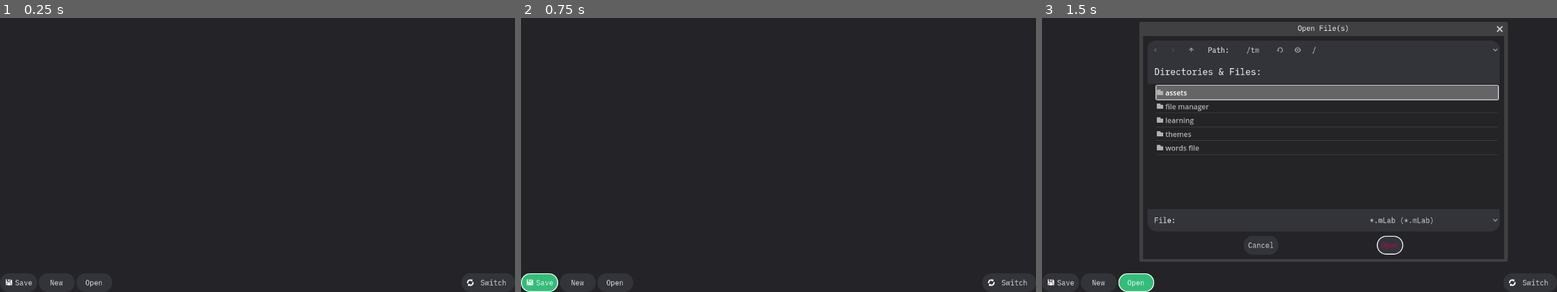
Above: before the commit, frames 1-3 (left to right).
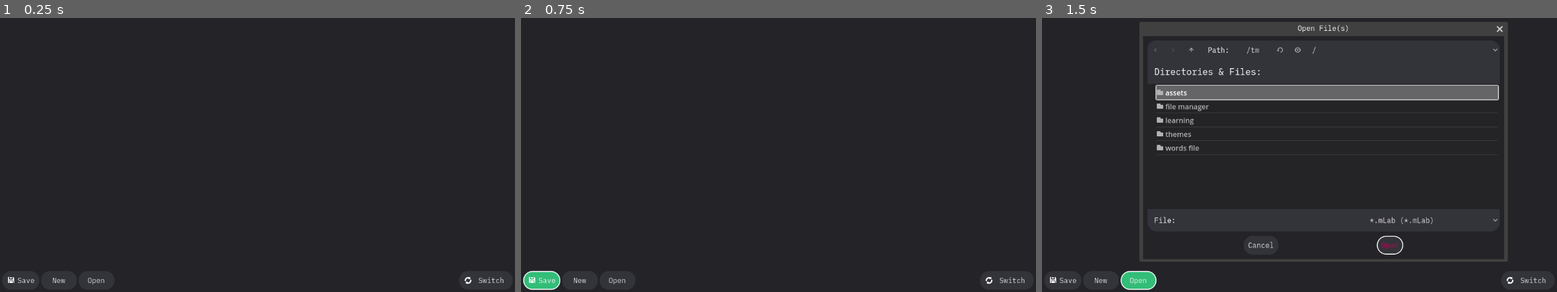
Above: after the commit, the same moments.

Repository: Extner32/mindLab
Game: Godot game, scene res://main.tscn
Two runs of this game, one before a commit and one after it. Both use one fixed random seed, a clock stepped at 60 frames per second and the inputs below.
Inputs:
- Up to frame 1 (0.25 s): no input
- Up to frame 2 (0.75 s): click "Save" at 0.5 s
- Up to frame 3 (1.5 s): click "Open" at 1.25 s

The runs differ from the first frame. In frame 1, 0.3% of the frame differs, in the area x 1-99%, y 94-99%; in frame 2, 0.5%, in the area x 0-99%, y 92-100%; in frame 3, 0.5%.

Commit message:
learn settings

Diff:
--- /dev/null
+++ b/learning/Settings.gd
@@ -0,0 +1,22 @@
+extends VBoxContainer
+
+@export var learning:Control
+
+var learn_modes_names = ["One cycle", "Repeat"]
+var learn_modes = [UserSettings.learn_modes.ONE_CYCLE, UserSettings.learn_modes.REPEAT]
+
+
+func _process(delta):
+	$"../HBoxContainer/SettingsButton".visible = !learning.learning
+	if visible:
+		visible = !learning.learning
+	$Label2.text = "Learn mode "+str(learn_modes_names[$HSlider2.value])
+
+	UserSettings.learn_mode = learn_modes[$HSlider2.value]
+
+	$Label.text = "Difficult words "+str($HSlider.value)+"%"
+
+
+
+func _on_settings_button_pressed():
+	visible = !visible
--- a/learning/learning.tscn
+++ b/learning/learning.tscn
@@ -1,8 +1,10 @@
-[gd_scene load_steps=8 format=3 uid="uid://coo8e5vjcprxg"]
+[gd_scene load_steps=10 format=3 uid="uid://coo8e5vjcprxg"]
 
 [ext_resource type="Theme" uid="uid://bgr3x6jwhynme" path="res://themes/dark_theme.tres" id="1_b3rfn"]
 [ext_resource type="Script" path="res://learning/learning.gd" id="1_xqwy1"]
 [ext_resource type="Script" path="res://learning/EndScreen.gd" id="3_huqs1"]
+[ext_resource type="Script" path="res://learning/Settings.gd" id="3_nrw6q"]
+[ext_resource type="Texture2D" uid="uid://i17ehsr34mbj" path="res://assets/images/settings.png" id="3_v03cb"]
 [ext_resource type="Script" path="res://learning/modes/OneCycle.gd" id="4_8sbki"]
 [ext_resource type="Script" path="res://learning/modes/Repeat.gd" id="5_sr7gh"]
 
@@ -78,6 +80,36 @@
 text = "start"
 icon_alignment = 1
 
+[node name="SettingsButton" type="Button" parent="Tester/HBoxContainer"]
+custom_minimum_size = Vector2(42, 42)
+layout_mode = 2
+icon = ExtResource("3_v03cb")
+
+[node name="Settings" type="VBoxContainer" parent="Tester" node_paths=PackedStringArray("learning")]
+visible = false
+layout_mode = 2
+size_flags_vertical = 0
+script = ExtResource("3_nrw6q")
+learning = NodePath("../..")
+
+[node name="Label2" type="Label" parent="Tester/Settings"]
+layout_mode = 2
+text = "learn mode"
+
+[node name="HSlider2" type="HSlider" parent="Tester/Settings"]
+layout_mode = 2
+max_value = 1.0
+value = 1.0
+tick_count = 2
+ticks_on_borders = true
+
+[node name="Label" type="Label" parent="Tester/Settings"]
+layout_mode = 2
+text = "Difficult words"
+
+[node name="HSlider" type="HSlider" parent="Tester/Settings"]
+layout_mode = 2
+
 [node name="PrevPairs" type="RichTextLabel" parent="Tester"]
 layout_mode = 2
 size_flags_vertical = 3
@@ -126,6 +158,7 @@
 [node name="NoFilesDialog" type="AcceptDialog" parent="."]
 initial_position = 2
 size = Vector2i(170, 100)
+ok_button_text = "    OK    "
 dialog_text = "No opened files!"
 
 [node name="Modes" type="Node" parent="."]
@@ -139,6 +172,7 @@
 learning = NodePath("../..")
 
 [connection signal="pressed" from="Tester/HBoxContainer/StartButton" to="." method="_on_start_button_pressed"]
+[connection signal="pressed" from="Tester/HBoxContainer/SettingsButton" to="Tester/Settings" method="_on_settings_button_pressed"]
 [connection signal="closed" from="EndScreen" to="." method="_on_end_screen_closed"]
 [connection signal="pressed" from="EndScreen/HBoxContainer/OkButton" to="EndScreen" method="_on_ok_button_pressed"]
 [connection signal="pressed" from="EndScreen/HBoxContainer/RedoButton" to="EndScreen" method="_on_redo_button_pressed"]
--- a/main.gd
+++ b/main.gd
@@ -1,7 +1,7 @@
 extends Control
 
-@onready var file_manager = $VBoxContainer/FileManager
-@onready var learning = $VBoxContainer/Learning
+@onready var file_manager = $MarginContainer/VBoxContainer/FileManager
+@onready var learning = $MarginContainer/VBoxContainer/Learning
 
 func _ready():
 	$SaveTimer.wait_time = UserSettings.save_timer
--- a/main.tscn
+++ b/main.tscn
@@ -17,60 +17,67 @@
 theme = ExtResource("1_7tyyd")
 script = ExtResource("1_ip5id")
 
-[node name="VBoxContainer" type="VBoxContainer" parent="."]
+[node name="SaveTimer" type="Timer" parent="."]
+wait_time = 5.0
+autostart = true
+
+[node name="MarginContainer" type="MarginContainer" parent="."]
 layout_mode = 1
-anchors_preset = 15
+anchors_preset = -1
 anchor_right = 1.0
 anchor_bottom = 1.0
+offset_left = 5.0
+offset_top = 5.0
+offset_right = -5.0
+offset_bottom = -5.0
 grow_horizontal = 2
 grow_vertical = 2
 
-[node name="FileManager" parent="VBoxContainer" instance=ExtResource("2_abvjp")]
+[node name="VBoxContainer" type="VBoxContainer" parent="MarginContainer"]
 layout_mode = 2
 
-[node name="Learning" parent="VBoxContainer" node_paths=PackedStringArray("file_manager") instance=ExtResource("3_ktrdd")]
+[node name="FileManager" parent="MarginContainer/VBoxContainer" instance=ExtResource("2_abvjp")]
+layout_mode = 2
+
+[node name="Learning" parent="MarginContainer/VBoxContainer" node_paths=PackedStringArray("file_manager") instance=ExtResource("3_ktrdd")]
 visible = false
 layout_mode = 2
 file_manager = NodePath("../FileManager")
 
-[node name="HBoxContainer" type="HBoxContainer" parent="VBoxContainer"]
+[node name="HBoxContainer" type="HBoxContainer" parent="MarginContainer/VBoxContainer"]
 custom_minimum_size = Vector2(0, 25)
 layout_mode = 2
 size_flags_vertical = 10
 size_flags_stretch_ratio = 0.0
 
-[node name="SaveButton" type="Button" parent="VBoxContainer/HBoxContainer"]
+[node name="SaveButton" type="Button" parent="MarginContainer/VBoxContainer/HBoxContainer"]
 custom_minimum_size = Vector2(80, 0)
 layout_mode = 2
 text = "Save"
 icon = ExtResource("5_0n1y7")
 
-[node name="NewFileButton" type="Button" parent="VBoxContainer/HBoxContainer"]
+[node name="NewFileButton" type="Button" parent="MarginContainer/VBoxContainer/HBoxContainer"]
 custom_minimum_size = Vector2(80, 0)
 layout_mode = 2
 size_flags_horizontal = 0
 text = "New"
 
-[node name="OpenFileButton" type="Button" parent="VBoxContainer/HBoxContainer"]
+[node name="OpenFileButton" type="Button" parent="MarginContainer/VBoxContainer/HBoxContainer"]
 custom_minimum_size = Vector2(80, 0)
 layout_mode = 2
 size_flags_horizontal = 0
 text = "Open"
 
-[node name="SwitchModeButton" type="Button" parent="VBoxContainer/HBoxContainer"]
+[node name="SwitchModeButton" type="Button" parent="MarginContainer/VBoxContainer/HBoxContainer"]
 custom_minimum_size = Vector2(120, 0)
 layout_mode = 2
 size_flags_horizontal = 10
 text = "Switch"
 icon = ExtResource("5_c45ke")
 
-[node name="SaveTimer" type="Timer" parent="."]
-wait_time = 5.0
-autostart = true
-
-[connection signal="files_changed" from="VBoxContainer/FileManager" to="." method="_on_file_manager_files_changed"]
-[connection signal="pressed" from="VBoxContainer/HBoxContainer/SaveButton" to="." method="_on_save_button_pressed"]
-[connection signal="pressed" from="VBoxContainer/HBoxContainer/NewFileButton" to="." method="_on_new_file_button_pressed"]
-[connection signal="pressed" from="VBoxContainer/HBoxContainer/OpenFileButton" to="." method="_on_open_file_button_pressed"]
-[connection signal="pressed" from="VBoxContainer/HBoxContainer/SwitchModeButton" to="." method="_on_switch_mode_button_pressed"]
 [connection signal="timeout" from="SaveTimer" to="." method="_on_save_timer_timeout"]
+[connection signal="files_changed" from="MarginContainer/VBoxContainer/FileManager" to="." method="_on_file_manager_files_changed"]
+[connection signal="pressed" from="MarginContainer/VBoxContainer/HBoxContainer/SaveButton" to="." method="_on_save_button_pressed"]
+[connection signal="pressed" from="MarginContainer/VBoxContainer/HBoxContainer/NewFileButton" to="." method="_on_new_file_button_pressed"]
+[connection signal="pressed" from="MarginContainer/VBoxContainer/HBoxContainer/OpenFileButton" to="." method="_on_open_file_button_pressed"]
+[connection signal="pressed" from="MarginContainer/VBoxContainer/HBoxContainer/SwitchModeButton" to="." method="_on_switch_mode_button_pressed"]
--- a/themes/dark_theme.tres
+++ b/themes/dark_theme.tres
@@ -73,6 +73,37 @@
 corner_radius_bottom_right = 20
 corner_radius_bottom_left = 20
 
+[sub_resource type="StyleBoxFlat" id="StyleBoxFlat_od7ko"]
+bg_color = Color(0.2, 0.2, 0.227451, 1)
+corner_radius_top_left = 10
+corner_radius_top_right = 10
+corner_radius_bottom_right = 10
+corner_radius_bottom_left = 10
+expand_margin_right = 10.0
+
+[sub_resource type="StyleBoxFlat" id="StyleBoxFlat_kwfok"]
+content_margin_left = 10.0
+content_margin_top = 10.0
+content_margin_right = 10.0
+content_margin_bottom = 10.0
+bg_color = Color(0.2, 0.741176, 0.470588, 1)
+corner_radius_top_left = 10
+corner_radius_top_right = 10
+corner_radius_bottom_right = 10
+corner_radius_bottom_left = 10
+expand_margin_right = 10.0
+
+[sub_resource type="StyleBoxFlat" id="StyleBoxFlat_hf1gy"]
+content_margin_left = 10.0
+content_margin_top = 10.0
+content_margin_right = 10.0
+content_margin_bottom = 10.0
+bg_color = Color(0.137255, 0.137255, 0.156863, 1)
+corner_radius_top_left = 10
+corner_radius_top_right = 10
+corner_radius_bottom_right = 10
+corner_radius_bottom_left = 10
+
 [sub_resource type="StyleBoxFlat" id="StyleBoxFlat_o35sh"]
 content_margin_left = 15.0
 content_margin_top = 10.0
@@ -189,6 +220,27 @@
 corner_radius_top_right = 20
 corner_radius_bottom_right = 20
 corner_radius_bottom_left = 20
+
+[sub_resource type="StyleBoxFlat" id="StyleBoxFlat_ta2k5"]
+bg_color = Color(0.6, 0.6, 0.682353, 1)
+corner_radius_top_left = 5
+corner_radius_top_right = 5
+corner_radius_bottom_right = 5
+corner_radius_bottom_left = 5
+
+[sub_resource type="StyleBoxFlat" id="StyleBoxFlat_i7g1m"]
+bg_color = Color(0.2, 0.741176, 0.470588, 1)
+corner_radius_top_left = 5
+corner_radius_top_right = 5
+corner_radius_bottom_right = 5
+corner_radius_bottom_left = 5
+
+[sub_resource type="StyleBoxFlat" id="StyleBoxFlat_1bmi2"]
+bg_color = Color(0.6, 0.6, 0.682353, 1)
+corner_radius_top_left = 5
+corner_radius_top_right = 5
+corner_radius_bottom_right = 5
+corner_radius_bottom_left = 5
 
 [resource]
 AcceptDialog/styles/panel = SubResource("StyleBoxFlat_stugu")
@@ -199,6 +251,9 @@
 Button/styles/hover = SubResource("StyleBoxFlat_7luci")
 Button/styles/normal = SubResource("StyleBoxFlat_c7ajh")
 Button/styles/pressed = SubResource("StyleBoxFlat_ckvnd")
+HSlider/styles/grabber_area = SubResource("StyleBoxFlat_od7ko")
+HSlider/styles/grabber_area_highlight = SubResource("StyleBoxFlat_kwfok")
+HSlider/styles/slider = SubResource("StyleBoxFlat_hf1gy")
 Label/fonts/font = ExtResource("1_nje6u")
 Label/styles/normal = SubResource("StyleBoxFlat_o35sh")
 LineEdit/fonts/font = ExtResource("1_nje6u")
@@ -212,5 +267,8 @@
 ProgressBar/styles/fill = SubResource("StyleBoxFlat_rhqdb")
 TextEdit/styles/focus = SubResource("StyleBoxFlat_8m04g")
 TextEdit/styles/normal = SubResource("StyleBoxFlat_1my2c")
+VScrollBar/styles/grabber = SubResource("StyleBoxFlat_ta2k5")
+VScrollBar/styles/grabber_highlight = SubResource("StyleBoxFlat_i7g1m")
+VScrollBar/styles/grabber_pressed = SubResource("StyleBoxFlat_1bmi2")
 Window/colors/title_color = Color(1, 1, 1, 1)
 Window/fonts/title_font = ExtResource("1_nje6u")
--- a/words file/words_file.gd
+++ b/words file/words_file.gd
@@ -33,6 +33,9 @@
 
 
 
+func _on_hide_button_pressed():
+	$Wordpairs.visible = !$Wordpairs.visible
+
 func _on_add_button_pressed():
 	add_pair("", "", [])
 	changed = true
--- a/words file/words_file.tscn
+++ b/words file/words_file.tscn
@@ -1,8 +1,9 @@
-[gd_scene load_steps=6 format=3 uid="uid://bqn58tx5ka2py"]
+[gd_scene load_steps=7 format=3 uid="uid://bqn58tx5ka2py"]
 
 [ext_resource type="Script" path="res://words file/words_file.gd" id="1_61l7c"]
 [ext_resource type="Theme" uid="uid://bgr3x6jwhynme" path="res://themes/dark_theme.tres" id="1_q77f5"]
 [ext_resource type="Texture2D" uid="uid://1un5eh7k7hct" path="res://assets/images/add.png" id="3_4sin0"]
+[ext_resource type="Texture2D" uid="uid://cbu8xfckiseb6" path="res://assets/images/hide.png" id="3_424jy"]
 [ext_resource type="Texture2D" uid="uid://cyfvx4finfivn" path="res://assets/images/close.png" id="4_bsrwb"]
 
 [sub_resource type="StyleBoxFlat" id="StyleBoxFlat_iuy60"]
@@ -10,7 +11,7 @@
 content_margin_top = 10.0
 content_margin_right = 15.0
 content_margin_bottom = 10.0
-bg_color = Color(0.960784, 0.807843, 0.258824, 1)
+bg_color = Color(0.6, 0.6, 0.682353, 1)
 corner_radius_top_left = 20
 corner_radius_top_right = 20
 corner_radius_bottom_right = 20
@@ -38,6 +39,12 @@
 text = "<filename>"
 editable = false
 
+[node name="HideButton" type="Button" parent="HBoxContainer"]
+custom_minimum_size = Vector2(42, 42)
+layout_mode = 2
+icon = ExtResource("3_424jy")
+icon_alignment = 1
+
 [node name="AddButton" type="Button" parent="HBoxContainer"]
 custom_minimum_size = Vector2(42, 42)
 layout_mode = 2
@@ -54,5 +61,6 @@
 layout_mode = 2
 size_flags_vertical = 3
 
+[connection signal="pressed" from="HBoxContainer/HideButton" to="." method="_on_hide_button_pressed"]
 [connection signal="pressed" from="HBoxContainer/AddButton" to="." method="_on_add_button_pressed"]
 [connection signal="pressed" from="HBoxContainer/CloseButton" to="." method="_on_close_button_pressed"]
Not shown, changed: UserSettings.dat
Binary file added: assets/images/dropdown.png
Not shown, added: assets/images/dropdown.png.import
Binary file added: assets/images/hide.png
Not shown, added: assets/images/hide.png.import
Binary file added: assets/images/settings.png
Not shown, added: assets/images/settings.png.import
Not shown: 1 places in themes/dark_theme.tres that only renumber resources
Not shown, changed: builds/mindLab-alpha-v0.0.zip
